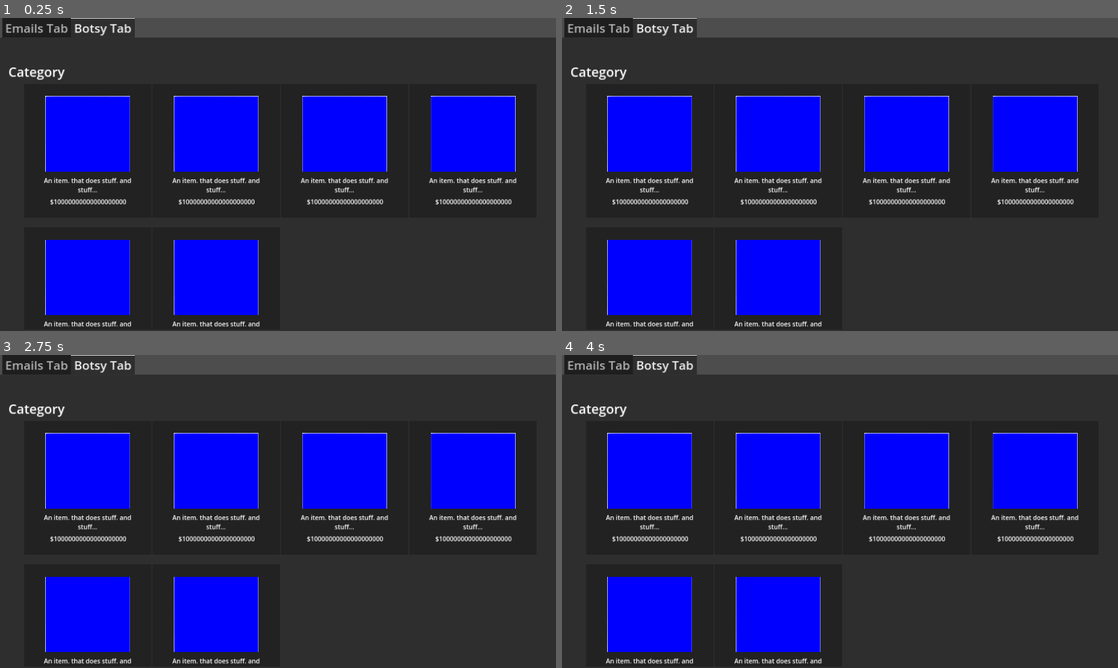
Above: before the commit, frames 1-4 (two rows, left to right).
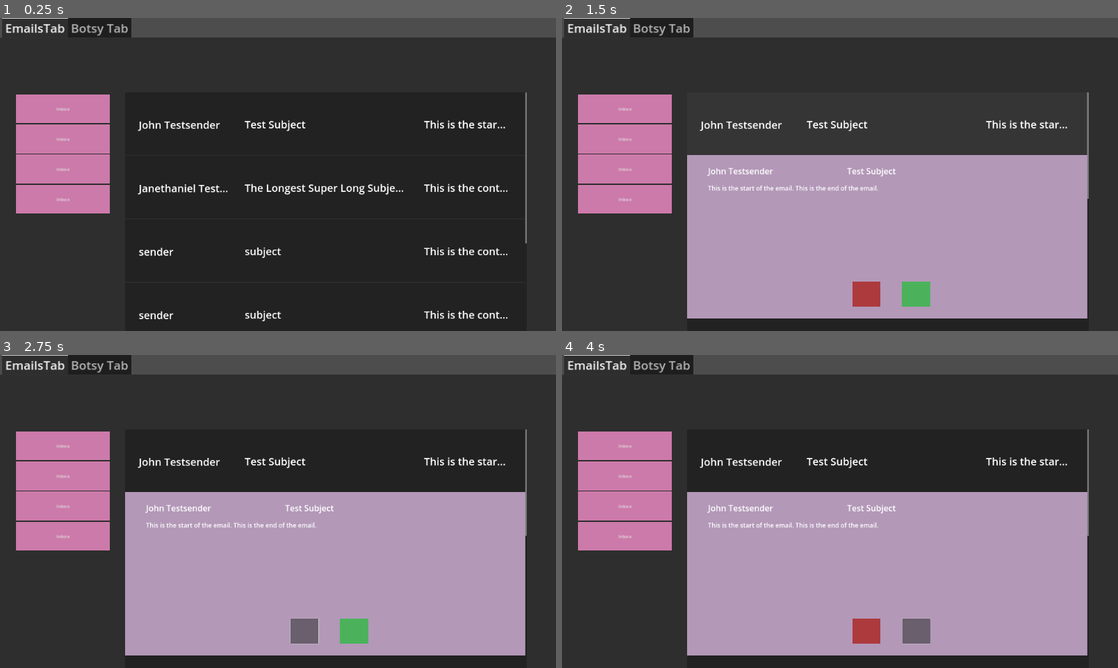
Above: after the commit, the same moments.

Repository: kaelynfmp/HearthLight
Game: Godot game, scene res://scenes/Computer Scenes/computer_interface.tscn
Two runs of this game, one before a commit and one after it. Both use one fixed random seed, a clock stepped at 60 frames per second and the inputs below. This scene is started directly instead of the project's main scene.
Inputs (mouse positions are in pixels of both pictures, inside the frame that each line leads up to):
- Up to frame 1 (0.25 s): no input
- Up to frame 2 (1.5 s): click (623, 108) at 0.5 s, where only the run after the commit has a clickable "Inbox"; click (884, 124) at 1.25 s, where only the run after the commit has a clickable "John Testsender"
- Up to frame 3 (2.75 s): click (305, 630) at 2.02 s
- Up to frame 4 (4 s): click (917, 630) at 2.77 s; click (917, 630) at 3.52 s

The runs differ from the first frame. In frame 1, 29% of the frame differs, in the area x 0-95%, y 0-99%; in frame 2, 58%; in frame 3, 58%; in frame 4, 58%.

Commit message:
feat: added view emails
Can add new emails which will be displayed upon creation. Click to view enabled.

Diff:
--- a/scenes/Computer Scenes/buyable_item.tscn
+++ b/scenes/Computer Scenes/buyable_item.tscn
@@ -2,64 +2,72 @@
 
 [ext_resource type="Texture2D" uid="uid://b44kbp322i3y" path="res://resources/sprites/testimg.png" id="1_3hqlb"]
 
-[node name="BuyableItem" type="Control"]
+[node name="ItemButton" type="Button"]
 custom_minimum_size = Vector2(500, 550)
-layout_mode = 3
-anchors_preset = 0
-offset_right = 500.0
-offset_bottom = 598.0
-scale = Vector2(0.8, 0.800001)
-size_flags_horizontal = 6
-size_flags_vertical = 6
+anchors_preset = 8
+anchor_left = 0.5
+anchor_top = 0.5
+anchor_right = 0.5
+anchor_bottom = 0.5
+offset_left = -960.0
+offset_top = -540.0
+offset_right = -460.0
+offset_bottom = 10.0
+grow_horizontal = 2
+grow_vertical = 2
 
-[node name="Panel" type="Panel" parent="."]
+[node name="Image" type="TextureRect" parent="."]
 layout_mode = 1
 anchors_preset = 8
 anchor_left = 0.5
 anchor_top = 0.5
 anchor_right = 0.5
 anchor_bottom = 0.5
-offset_left = -250.0
-offset_top = -299.0
-offset_right = 250.0
-offset_bottom = 251.0
-grow_horizontal = 2
-grow_vertical = 2
-
-[node name="TextureRect" type="TextureRect" parent="Panel"]
-layout_mode = 1
-anchors_preset = 8
-anchor_left = 0.5
-anchor_top = 0.5
-anchor_right = 0.5
-anchor_bottom = 0.5
-offset_left = -166.0
-offset_top = -223.75
-offset_right = 166.0
-offset_bottom = 87.25
+offset_left = -134.0
+offset_top = -179.0
+offset_right = 134.0
+offset_bottom = 59.0
 grow_horizontal = 2
 grow_vertical = 2
 texture = ExtResource("1_3hqlb")
 
-[node name="Description" type="Label" parent="Panel/TextureRect"]
+[node name="Name" type="Label" parent="Image"]
 layout_mode = 1
 anchors_preset = 7
 anchor_left = 0.5
 anchor_top = 1.0
 anchor_right = 0.5
 anchor_bottom = 1.0
-offset_left = -187.25
-offset_top = 17.7497
-offset_right = 186.75
-offset_bottom = 90.7497
+offset_left = -217.0
+offset_top = -295.0
+offset_right = 221.0
+offset_bottom = -253.0
 grow_horizontal = 2
 grow_vertical = 0
 theme_override_font_sizes/font_size = 25
-text = "An item. that does stuff. and stuff..."
+text = "The Item"
 horizontal_alignment = 1
 autowrap_mode = 3
 
-[node name="Price" type="Label" parent="Panel/TextureRect"]
+[node name="Description" type="Label" parent="Image"]
+layout_mode = 1
+anchors_preset = 7
+anchor_left = 0.5
+anchor_top = 1.0
+anchor_right = 0.5
+anchor_bottom = 1.0
+offset_left = -217.0
+offset_top = 23.75
+offset_right = 221.0
+offset_bottom = 96.75
+grow_horizontal = 2
+grow_vertical = 0
+theme_override_font_sizes/font_size = 25
+text = "An item that does a lot of stuff. It can call your mom"
+horizontal_alignment = 1
+autowrap_mode = 3
+
+[node name="Price" type="Label" parent="Image"]
 layout_mode = 1
 anchors_preset = 7
 anchor_left = 0.5
@@ -67,9 +75,9 @@
 anchor_right = 0.5
 anchor_bottom = 1.0
 offset_left = -198.5
-offset_top = 105.25
+offset_top = 139.0
 offset_right = 201.5
-offset_bottom = 140.25
+offset_bottom = 174.0
 grow_horizontal = 2
 grow_vertical = 0
 theme_override_font_sizes/font_size = 25
--- a/scenes/Computer Scenes/computer_interface.tscn
+++ b/scenes/Computer Scenes/computer_interface.tscn
@@ -1,8 +1,12 @@
-[gd_scene load_steps=4 format=3 uid="uid://c2wlmdehxae41"]
+[gd_scene load_steps=8 format=3 uid="uid://c2wlmdehxae41"]
 
 [ext_resource type="PackedScene" uid="uid://b5r8qyahtr3r1" path="res://scenes/Computer Scenes/view_email_button.tscn" id="1_ip337"]
+[ext_resource type="Script" path="res://scenes/Computer Scenes/emailmanager.gd" id="1_stx68"]
 [ext_resource type="PackedScene" uid="uid://c6pmbvf4gf2rj" path="res://scenes/Computer Scenes/inbox_buttons.tscn" id="2_k1btw"]
 [ext_resource type="PackedScene" uid="uid://de20noymjuwfb" path="res://scenes/Computer Scenes/shop_category.tscn" id="3_mi23s"]
+[ext_resource type="Script" path="res://scripts/resources/email.gd" id="3_sa1xx"]
+[ext_resource type="Script" path="res://scenes/Computer Scenes/shopmanager.gd" id="5_tq53l"]
+[ext_resource type="PackedScene" uid="uid://bchsomrab1tv0" path="res://scenes/Computer Scenes/buyable_item.tscn" id="6_q6ffq"]
 
 [node name="ComputerInterface" type="Control"]
 layout_mode = 3
@@ -20,34 +24,36 @@
 grow_horizontal = 2
 grow_vertical = 2
 theme_override_font_sizes/font_size = 42
-current_tab = 1
+current_tab = 0
 
-[node name="Emails Tab" type="TabBar" parent="Sites"]
-visible = false
+[node name="EmailsTab" type="TabBar" parent="Sites"]
 layout_mode = 2
 drag_to_rearrange_enabled = true
+script = ExtResource("1_stx68")
+email_button_scene = ExtResource("1_ip337")
+email_class = ExtResource("3_sa1xx")
 metadata/_tab_index = 0
 
-[node name="InboxButtonsList" type="VBoxContainer" parent="Sites/Emails Tab"]
+[node name="InboxButtonsList" type="VBoxContainer" parent="Sites/EmailsTab"]
 layout_mode = 0
 offset_left = 55.0
 offset_top = 195.0
 offset_right = 382.0
 offset_bottom = 607.0
 
-[node name="InboxButtons" parent="Sites/Emails Tab/InboxButtonsList" instance=ExtResource("2_k1btw")]
+[node name="InboxButtons" parent="Sites/EmailsTab/InboxButtonsList" instance=ExtResource("2_k1btw")]
 layout_mode = 2
 
-[node name="InboxButtons2" parent="Sites/Emails Tab/InboxButtonsList" instance=ExtResource("2_k1btw")]
+[node name="InboxButtons2" parent="Sites/EmailsTab/InboxButtonsList" instance=ExtResource("2_k1btw")]
 layout_mode = 2
 
-[node name="InboxButtons3" parent="Sites/Emails Tab/InboxButtonsList" instance=ExtResource("2_k1btw")]
+[node name="InboxButtons3" parent="Sites/EmailsTab/InboxButtonsList" instance=ExtResource("2_k1btw")]
 layout_mode = 2
 
-[node name="InboxButtons4" parent="Sites/Emails Tab/InboxButtonsList" instance=ExtResource("2_k1btw")]
+[node name="InboxButtons4" parent="Sites/EmailsTab/InboxButtonsList" instance=ExtResource("2_k1btw")]
 layout_mode = 2
 
-[node name="ScrollContainer" type="ScrollContainer" parent="Sites/Emails Tab"]
+[node name="ScrollContainer" type="ScrollContainer" parent="Sites/EmailsTab"]
 layout_mode = 0
 offset_left = 431.0
 offset_top = 189.0
@@ -56,23 +62,16 @@
 scale = Vector2(0.720001, 0.72)
 horizontal_scroll_mode = 0
 
-[node name="EmailsListContainer" type="VBoxContainer" parent="Sites/Emails Tab/ScrollContainer"]
+[node name="EmailsListContainer" type="VBoxContainer" parent="Sites/EmailsTab/ScrollContainer"]
 layout_mode = 2
-
-[node name="Email" parent="Sites/Emails Tab/ScrollContainer/EmailsListContainer" instance=ExtResource("1_ip337")]
-layout_mode = 2
-
-[node name="Email2" parent="Sites/Emails Tab/ScrollContainer/EmailsListContainer" instance=ExtResource("1_ip337")]
-layout_mode = 2
-
-[node name="Email3" parent="Sites/Emails Tab/ScrollContainer/EmailsListContainer" instance=ExtResource("1_ip337")]
-layout_mode = 2
-
-[node name="Email4" parent="Sites/Emails Tab/ScrollContainer/EmailsListContainer" instance=ExtResource("1_ip337")]
-layout_mode = 2
+size_flags_horizontal = 3
+size_flags_vertical = 3
 
 [node name="Botsy Tab" type="TabBar" parent="Sites"]
+visible = false
 layout_mode = 2
+script = ExtResource("5_tq53l")
+item_button_scene = ExtResource("6_q6ffq")
 metadata/_tab_index = 1
 
 [node name="ScrollContainer" type="ScrollContainer" parent="Sites/Botsy Tab"]
--- /dev/null
+++ b/scenes/Computer Scenes/emaildisplay.gd
@@ -0,0 +1,27 @@
+extends Button
+
+var email: Email
+
+@export var sender_label: Label
+@export var subject_label: Label
+@export var sender_dropdown: Label
+@export var subject_dropdown: Label
+@export var blurb_label: Label
+@export var content: Label
+@export var expand_panel: Panel  # expanded email content
+
+func set_email(new_email: Email):
+	email = new_email
+	sender_label.text = set_limited_text(email.sender)
+	subject_label.text = set_limited_text(email.subject, 28)
+	blurb_label.text = set_limited_text(email.contents)
+	sender_dropdown.text = email.sender
+	subject_dropdown.text = email.subject
+	content.text = email.contents
+	expand_panel.visible = false
+
+func set_limited_text(input_text: String, limit: int = 16) -> String:
+	if input_text.length() > limit:
+		return input_text.substr(0, limit) + "..."
+	else:
+		return input_text
--- /dev/null
+++ b/scenes/Computer Scenes/emailmanager.gd
@@ -0,0 +1,44 @@
+extends Node
+
+var emails: Array = []
+@onready var email_list_container: Node = $ScrollContainer/EmailsListContainer
+@export var email_button_scene: PackedScene
+
+@export var email_class : Resource
+
+func add_email(sender: String, subject: String, contents: String):
+	var email = email_class.new(sender, subject, contents)
+	emails.append(email)  # add to list
+	display_email(email)  # add to UI
+
+# adds email to UI as a button
+func display_email(email: Email):
+	var email_button = email_button_scene.instantiate()
+	email_button.set_email(email)
+	var panel = email_button.get_node("Panel")
+	panel.visible = false
+	email_button.pressed.connect(func(): show_email_details(email, email_button))  #calls function on click
+	email_list_container.add_child(email_button)  # Add to UI list
+
+
+# Shows expanded email
+func show_email_details(email: Email, email_button: Button):
+	var panel = email_button.get_node("Panel")
+	print("Toggled panel visibility")
+	print("test")
+	email.is_read = true
+	panel.visible = !panel.visible
+	if panel.visible:
+		email_button.custom_minimum_size = Vector2(1920,1080)
+	else:
+		email_button.custom_minimum_size = Vector2(1920,300)
+
+
+func _ready():
+	print("EmailManager is ready!")
+	add_email("John Testsender", "Test Subject", "This is the start of the email. This is the end of the email.")
+	add_email("Janethaniel Testerson", "The Longest Super Long Subject Test", "This is the contents of the email.")
+	add_email("sender", "subject", "This is the contents of the email.")
+	add_email("sender", "subject", "This is the contents of the email.")
+	add_email("sender", "subject", "This is the contents of the email.")
+	add_email("sender", "subject", "This is the contents of the email.")
--- a/scenes/Computer Scenes/view_email_button.tscn
+++ b/scenes/Computer Scenes/view_email_button.tscn
@@ -1,43 +1,107 @@
-[gd_scene format=3 uid="uid://b5r8qyahtr3r1"]
+[gd_scene load_steps=5 format=3 uid="uid://b5r8qyahtr3r1"]
 
-[node name="Control" type="Control"]
-custom_minimum_size = Vector2(1920, 329)
-layout_mode = 3
-anchors_preset = 15
-anchor_right = 1.0
-anchor_bottom = 1.0
-offset_bottom = -751.0
-grow_horizontal = 2
-grow_vertical = 2
+[ext_resource type="Script" path="res://scenes/Computer Scenes/emaildisplay.gd" id="1_cc22d"]
+
+[sub_resource type="StyleBoxFlat" id="StyleBoxFlat_tpgae"]
+bg_color = Color(0.700707, 0.59704, 0.72163, 1)
+
+[sub_resource type="StyleBoxFlat" id="StyleBoxFlat_qmtjh"]
+bg_color = Color(0.678532, 0.225584, 0.240335, 1)
+
+[sub_resource type="StyleBoxFlat" id="StyleBoxFlat_egw1w"]
+bg_color = Color(0.293422, 0.699237, 0.358543, 1)
+
+[node name="EmailButton" type="Button" node_paths=PackedStringArray("sender_label", "subject_label", "sender_dropdown", "subject_dropdown", "blurb_label", "content", "expand_panel")]
+custom_minimum_size = Vector2(1920, 300)
+offset_right = 1921.0
+offset_bottom = 1080.0
+size_flags_horizontal = 3
+size_flags_vertical = 3
+script = ExtResource("1_cc22d")
+sender_label = NodePath("Sender")
+subject_label = NodePath("Subject")
+sender_dropdown = NodePath("Panel/SenderDropdown")
+subject_dropdown = NodePath("Panel/SubjectDropdown")
+blurb_label = NodePath("Blurb")
+content = NodePath("Panel/Content")
+expand_panel = NodePath("Panel")
+
+[node name="Sender" type="Label" parent="."]
+layout_mode = 0
+offset_left = 67.0
+offset_top = 119.0
+offset_right = 531.0
+offset_bottom = 188.0
+theme_override_font_sizes/font_size = 50
+text = "Sender"
+
+[node name="Subject" type="Label" parent="."]
+layout_mode = 0
+offset_left = 575.0
+offset_top = 117.0
+offset_right = 1039.0
+offset_bottom = 186.0
+theme_override_font_sizes/font_size = 50
+text = "Subject line"
+
+[node name="Blurb" type="Label" parent="."]
+layout_mode = 0
+offset_left = 1435.0
+offset_top = 117.0
+offset_right = 1899.0
+offset_bottom = 186.0
+theme_override_font_sizes/font_size = 50
+text = "Start of email....."
 
 [node name="Panel" type="Panel" parent="."]
 layout_mode = 0
+offset_top = 300.0
 offset_right = 1920.0
-offset_bottom = 326.0
+offset_bottom = 1082.0
+theme_override_styles/panel = SubResource("StyleBoxFlat_tpgae")
 
-[node name="Sender" type="Label" parent="Panel"]
+[node name="Content" type="Label" parent="Panel"]
 layout_mode = 0
-offset_left = 193.0
-offset_top = 127.0
-offset_right = 657.0
-offset_bottom = 196.0
-theme_override_font_sizes/font_size = 50
+offset_left = 102.0
+offset_top = 138.0
+offset_right = 1827.0
+offset_bottom = 775.0
+theme_override_font_sizes/font_size = 30
+text = "This is the email contents. This is the email contents. This is the email contents. This is the email contents. This is the email contents. This is the email contents. This is the email contents. This is the email contents. This is the email contents. This is the email contents. "
+autowrap_mode = 3
+
+[node name="SenderDropdown" type="Label" parent="Panel"]
+layout_mode = 0
+offset_left = 102.0
+offset_top = 47.0
+offset_right = 744.0
+offset_bottom = 102.0
+theme_override_font_sizes/font_size = 40
 text = "Sender"
+autowrap_mode = 3
 
-[node name="Subject" type="Label" parent="Panel"]
+[node name="SubjectDropdown" type="Label" parent="Panel"]
 layout_mode = 0
-offset_left = 772.0
-offset_top = 127.0
-offset_right = 1236.0
-offset_bottom = 196.0
-theme_override_font_sizes/font_size = 50
-text = "Subject line"
+offset_left = 769.0
+offset_top = 47.0
+offset_right = 1788.0
+offset_bottom = 160.0
+theme_override_font_sizes/font_size = 40
+text = "Subject but this is a very long subject yes ok cool"
+autowrap_mode = 3
 
-[node name="Blurb" type="Label" parent="Panel"]
+[node name="Decline" type="Button" parent="Panel"]
 layout_mode = 0
-offset_left = 1145.0
-offset_top = 127.0
-offset_right = 1609.0
-offset_bottom = 196.0
-theme_override_font_sizes/font_size = 50
-text = "Start of email....."
+offset_left = 795.0
+offset_top = 607.0
+offset_right = 929.0
+offset_bottom = 726.0
+theme_override_styles/normal = SubResource("StyleBoxFlat_qmtjh")
+
+[node name="Accept" type="Button" parent="Panel"]
+layout_mode = 0
+offset_left = 1033.0
+offset_top = 607.0
+offset_right = 1167.0
+offset_bottom = 726.0
+theme_override_styles/normal = SubResource("StyleBoxFlat_egw1w")
--- /dev/null
+++ b/scripts/resources/email.gd
@@ -0,0 +1,19 @@
+class_name Email
+extends Object
+
+var sender: String
+var subject: String
+var contents: String
+var category: String
+# orders (active only/unopened), main (main lore), junk, social, archive (completed + declined orders)
+var is_read: bool
+
+func _init(sender: String, subject: String, contents: String, category: String = "main", is_read: bool = false):
+	self.sender = sender
+	self.subject = subject
+	self.contents = contents
+	self.category = category
+	self.is_read = is_read
+
+func mark_as_read():
+	is_read = true
